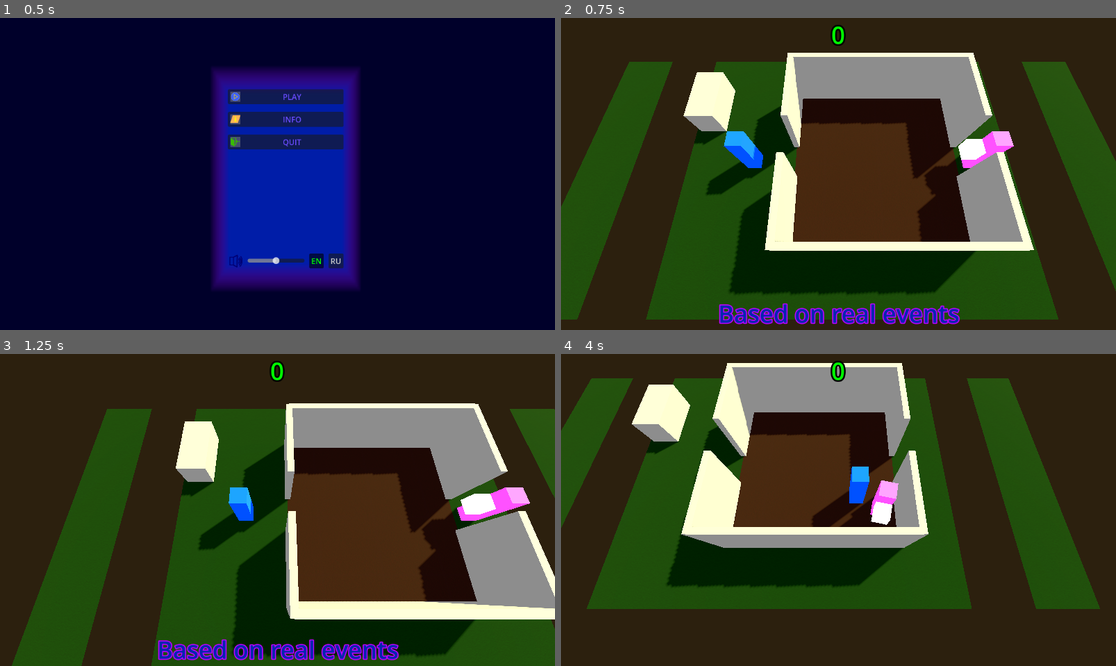
Above: before the commit, frames 1-4 (two rows, left to right).
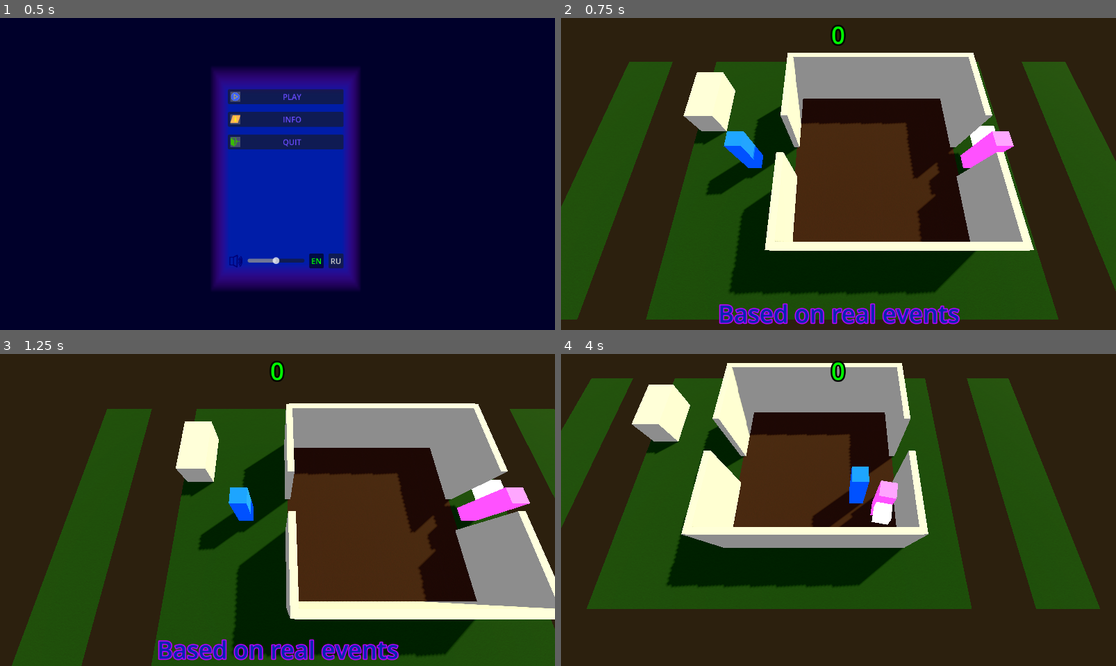
Above: after the commit, the same moments.

Repository: gshadows/Oniomania
Game: Godot game, scene res://main.tscn
The game is run twice, just before and just after one commit, with the same random seed, the same clock (stepped at 60 frames per second) and the same inputs.
Inputs:
- Up to frame 1 (0.5 s): no input
- Up to frame 2 (0.75 s): click "PLAY" at 0.5 s
- Up to frame 3 (1.25 s): no input
- Up to frame 4 (4 s): hold D (right) 1.28-2.03 s; tap Space (action) every 0.75 s from 1.35 to 3.6 s; hold S (down) 2.03-2.78 s; hold D (right) 2.78-3.53 s; hold W (up) from 3.53 s (still down)

Frame 1 is identical in both runs. In frame 2, 0.5% of the frame differs, in the area x 65-79%, y 34-55%; in frame 3, 0.7%, in the area x 76-91%, y 40-61%; in frame 4, less than 0.1%.

Commit message:
Prepare for adding audio files.

Diff:
--- a/audio.gd
+++ b/audio.gd
@@ -5,15 +5,39 @@
 
 @export var _sfx_win: AudioStream
 @export var _sfx_loose: AudioStream
+@export var _sfx_level_up: AudioStream
+@export var _sfx_unpack: AudioStream
+@export var _sfx_drop: AudioStream
+@export var _sfx_take: AudioStream
+@export var _sfx_trash_can: AudioStream
+@export var _sfx_computer: AudioStream
+@export var _sfx_door: AudioStream
+@export var _shop_enter: AudioStream
+@export var _shop_ok: AudioStream
+@export var _put_goods: AudioStream
+# DLC: Garbage Car
+#@export var _sfx_call_utility: AudioStream
+#@export var _sfx_car_stop: AudioStream
+#@export var _sfx_car_engine: AudioStream
+# DLC: Courier Delivery
+#@export var _sfx_doorbell: AudioStream
+#@export var _sfx_courier: AudioStream
+# DLC: Neighboar
+#@export var _sfx_chatting: AudioStream
 
 @onready var _snd := $Sound
 @onready var _mus := $Music
+#@onready var _car := $Car
 
 
 func _music(stream:AudioStream) -> void:
 	_mus.stop()
+	if stream == null: return
 	_mus.stream = stream
 	_mus.play()
+
+func stop_music() -> void:
+	_mus.stop()
 
 func menu_music() -> void:
 	_music(_menu_music)
@@ -21,17 +45,40 @@
 func game_music() -> void:
 	_music(_game_music)
 
-func stop_music() -> void:
-	_mus.stop()
-
 
 func _sfx(stream:AudioStream) -> void:
-	_snd.stop()
+	if stream == null: return
+	await _snd.finished
 	_snd.stream = stream
 	_snd.play()
 
-func win() -> void:
-	_sfx(_sfx_win)
+func win() -> void:			_sfx(_sfx_win)
+func loose() -> void:		_sfx(_sfx_loose)
+func level_up() -> void:	_sfx(_sfx_level_up)
+func unpack() -> void:		_sfx(_sfx_unpack)
+func drop() -> void:		_sfx(_sfx_drop)
+func take() -> void:		_sfx(_sfx_take)
+func trash_can() -> void:	_sfx(_sfx_trash_can)
+func computer() -> void:	_sfx(_sfx_computer)
+func door() -> void:		_sfx(_sfx_door)
+func shop_enter() -> void:	_sfx(_shop_enter)
+func shop_ok() -> void:		_sfx(_shop_ok)
+func put_goods() -> void:	_sfx(_put_goods)
 
-func loose() -> void:
-	_sfx(_sfx_loose)
+# DLC: Garbage Car
+#func call_utility() -> void:
+#	_sfx(_sfx_call_utility)
+#func car_start() -> void:
+#	if (_sfx_car != null) and not _car.playing:
+#		_car.stream = _sfx_car_engine
+#		_car.start()
+#func car_stop() -> void:
+#	_car.stop()
+#	_sfx(_sfx_car_stop)
+
+# DLC: Courier Delivery
+#func doorbell() -> void:	_sfx(_sfx_doorbell)
+#func courier() -> void:		_sfx(_sfx_courier)
+
+# DLC: Neighboar
+#func chatting() -> void:	_sfx(_sfx_chatting)
--- a/levels/game_manager.gd
+++ b/levels/game_manager.gd
@@ -50,10 +50,16 @@
 			if difficulty_modifier <= 0:
 				_end_game(true)
 			else:
+				Audio.level_up()
 				new_level.emit(i + 2)
 
 
 func _end_game(is_win: bool) -> void:
+	Audio.stop_music()
+	if is_win:
+		Audio.win()
+	else:
+		Audio.loose()
 	before_end_game.emit(is_win)
 	get_tree().create_timer(END_GAME_DELAY_SEC)
 	if is_win:
--- a/main.gd
+++ b/main.gd
@@ -8,8 +8,10 @@
 		DisplayServer.window_set_current_screen(DisplayServer.get_screen_count() - 1)
 		#DisplayServer.window_set_mode(DisplayServer.WINDOW_MODE_FULLSCREEN)
 		#DisplayServer.window_set_mode(DisplayServer.WINDOW_MODE_MAXIMIZED)
+	Audio.menu_music()
 
 func _on_menu_normal_quit() -> void:
+	Audio.stop_music()
 	get_tree().quit()
 
 func _unhandled_input(event:InputEvent) -> void:
@@ -24,11 +26,13 @@
 	get_tree().paused = true
 	if level: level.visible = false
 	menu.visible = true
+	Audio.menu_music()
 
 func unpause() -> void:
 	menu.visible = false
 	if level: level.visible = true
 	get_tree().paused = false
+	Audio.game_music()
 
 func _on_menu_normal_play() -> void:
 	menu.visible = false
@@ -37,6 +41,7 @@
 	else:
 		_load_game()
 	get_tree().paused = false
+	Audio.game_music()
 
 func _load_game() -> void:
 	level = preload("res://levels/level_01.tscn").instantiate()
--- a/objects/player/player.gd
+++ b/objects/player/player.gd
@@ -10,10 +10,6 @@
 
 var difficulty_modifier := 1.0 # Updated by the GameManager
 var holding_trash := false
-
-
-func _ready():
-	pass
 
 
 func _process(_delta: float) -> void:
@@ -46,10 +42,12 @@
 	if not holding_trash: return
 	holding_trash = false
 	mesh_garbage.visible = false
+	Audio.trash_can()
 	throw_garbage.emit()
 
 func _take_garbage(garbage:Garbage) -> void:
 	if holding_trash: return
 	holding_trash = true
 	mesh_garbage.visible = true
+	Audio.take()
 	take_garbage.emit(garbage)
--- a/objects/wife/wife.gd
+++ b/objects/wife/wife.gd
@@ -48,6 +48,7 @@
 	match waypoint.point_type:
 		WayPoint.PointType.COMPUTER:
 			# Arrived to computer - sit down for shopping.
+			Audio.computer()
 			mesh_stand.visible = false
 			mesh_sit.visible = true
 			# Select next action after online shopping.
@@ -61,6 +62,7 @@
 				_switch_waypoint(waypoint.to_shop)
 		WayPoint.PointType.CLOSET:
 			# Arrived to closet. Stay some time with goods. Next will be garbage empty boxes.
+			Audio.put_goods()
 			_switch_state(State.LITTERING)
 			_switch_waypoint(waypoint.to_garbage)
 		WayPoint.PointType.GARBAGE:
@@ -81,6 +83,7 @@
 				_switch_waypoint(waypoint.to_computer)
 		WayPoint.PointType.ENTRANCE:
 			# Arrived to entrance. We're here either passing through, or thi is our goal.
+			Audio.door()
 			if state == State.PICKING_UP:
 				# We're here to pick up delivery.
 				_switch_state(State.STORING)
@@ -89,6 +92,7 @@
 				_pass_through()
 		WayPoint.PointType.SHOP:
 			# Arrived to shop and disappeared inside.
+			Audio.shop_enter()
 			mesh_stand.visible = false
 			_switch_state(State.STORING) # Next - store goods in closet.
 			_switch_waypoint(waypoint.to_closet)
@@ -111,6 +115,7 @@
 
 func _do_after_delay() -> void:
 	print_verbose("Wife: End wait at state ", stname(state))
+	look_at(waypoint.global_position)
 	match state:
 		State.RECEIVING, State.PICKING_UP:
 			# After computer - stand up.
@@ -120,13 +125,16 @@
 			# After storing.
 			mesh_goods.visible = false
 			mesh_garbage.visible = true
+			Audio.unpack()
 		State.SHOPPING:
 			# After throwing garbage (littering).
 			mesh_garbage.visible = false
+			Audio.drop()
 		State.STORING:
 			# After received goods in shop or from delivery.
 			mesh_goods.visible = true
 			mesh_stand.visible = true
+			Audio.shop_ok()
 
 
 func _proceed_to_empty_garbage_slot() -> void:
@@ -144,7 +152,8 @@
 func _switch_waypoint(next_point:WayPoint) -> void:
 	print_verbose("Wife: Path %s (%s) -> %s (%s)" % [waypoint.name, waypoint.get_type_name(), next_point.name, next_point.get_type_name()])
 	waypoint = next_point
-	look_at(waypoint.global_position)
+	if waypoint.wait_here_sec <= 0:
+		look_at(waypoint.global_position)
 
 func _switch_state(new_state:State) -> void:
 	print_verbose("Wife: ", stname(state), " -> ", stname(new_state))
